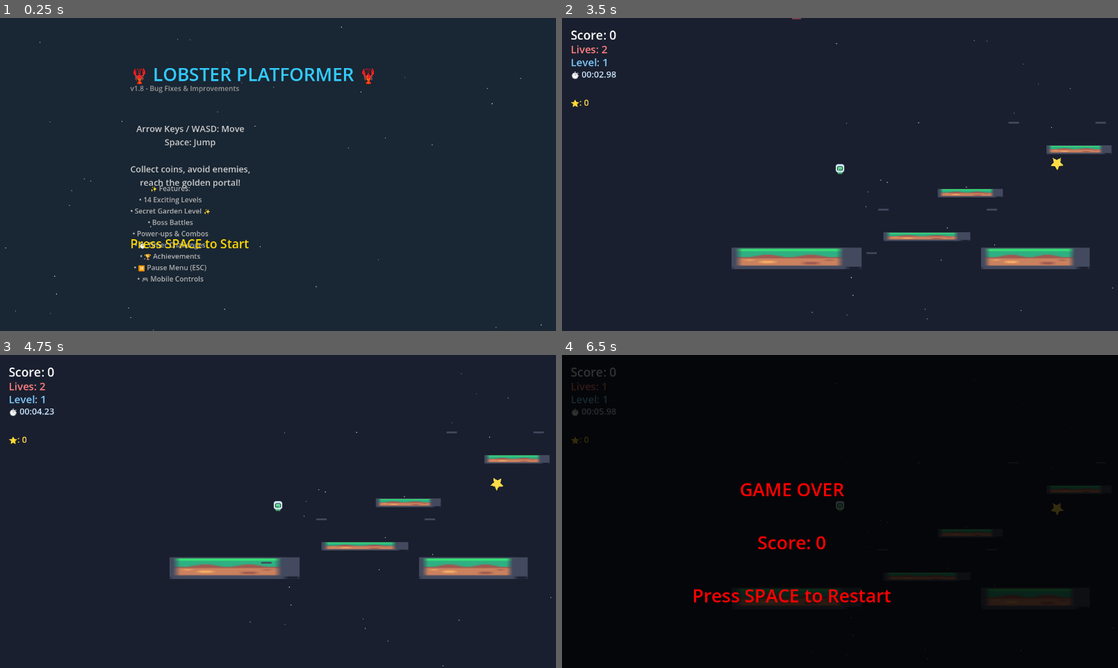
Above: before the commit, frames 1-4 (two rows, left to right).
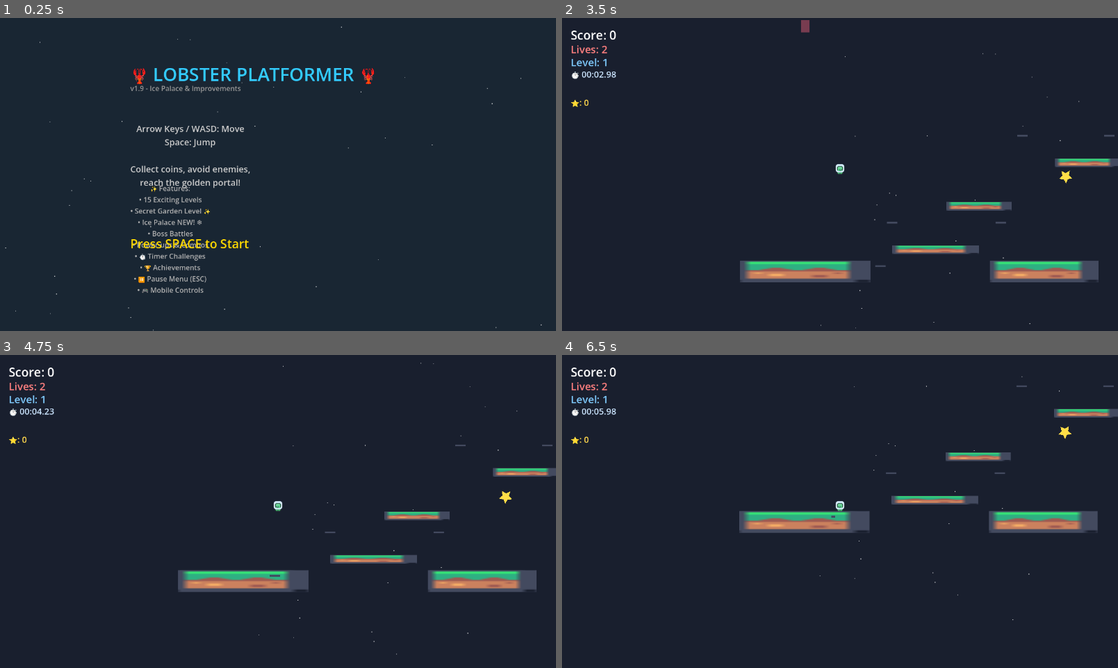
Above: after the commit, the same moments.

Repository: LungTakumi/ClawPlatformer
Game: Godot game, scene res://main.tscn
Same seed, same stepped clock (60 frames per second), same inputs: the game is played once before the commit and once after it.
Inputs (mouse positions are in pixels of both pictures, inside the frame that each line leads up to):
- Up to frame 1 (0.25 s): no input
- Up to frame 2 (3.5 s): tap Space (jump) at 0.5, 0.77 s; move the mouse to (812, 237) at 0.52 s; hold W 0.53-1.25 s; tap B at 0.6 s; click (812, 237) at 0.67 s; drag from (1006, 221) to (1106, 168) at 1.27 s; move the mouse to (673, 127) at 2.02 s; hold Left (move_left) 2.03-2.75 s; tap E at 2.1 s; drag from (867, 174) to (984, 96) at 2.77 s
- Up to frame 3 (4.75 s): move the mouse to (194, 433) at 3.52 s; hold S 3.53-4.25 s; tap G at 3.6 s; tap Space (jump) at 3.77 s; drag from (400, 495) to (322, 570) at 4.27 s
- Up to frame 4 (6.5 s): move the mouse to (728, 527) at 5.02 s; hold W 5.03-5.75 s; tap I at 5.1 s; click (728, 527) at 5.17 s; drag from (895, 442) to (1056, 461) at 5.77 s

The runs differ from the first frame. In frame 1, 1.0% of the frame differs, in the area x 23-44%, y 21-88%; in frame 2, 7.1%; in frame 3, 7.0%; in frame 4, 99%, in the area x 0-100%, y 0-100%.
Error before the commit: Invalid access to property or key 'released' on a base object of type 'Button'. (res://main.gd:1168)
Error after the commit: Invalid access to property or key 'released' on a base object of type 'Button'. (res://main.gd:1203)

Commit message:
v1.9 - Ice Palace & Improvements
- Add new Ice Palace level (Level 15)
- Fix boss HP bar position tracking
- Fix moving platform physics
- Fix player respawn at checkpoint

Diff:
--- a/boss_enemy.gd
+++ b/boss_enemy.gd
@@ -133,8 +133,11 @@
 			var player = game.player
 			var cam = player.get_node_or_null("Camera2D")
 			if cam:
-				var screen_pos = cam.get_screen_position()
-				hp_bar.get_parent().position = global_position + Vector2(-50, -80) - screen_pos
+				# Calculate screen position relative to camera
+				var cam_pos = cam.global_position
+				var screen_center = Vector2(640, 360)  # Center of viewport
+				var relative_pos = global_position - cam_pos
+				hp_bar.get_parent().position = screen_center + relative_pos + Vector2(-50, -120)
 
 func perform_attack():
 	current_attack = randi() % 3
--- a/main.gd
+++ b/main.gd
@@ -461,6 +461,41 @@
 			{"x": 900, "y": 240, "min_x": 850, "max_x": 980}
 		],
 		"goal": {"x": 1200, "y": 300}
+	},
+	# NEW! Ice Palace - Ice/Snow themed level
+	{
+		"name": "Ice Palace",
+		"bg_color": Color(0.1, 0.15, 0.3),
+		"platforms": [
+			{"x": 50, "y": 550, "w": 150, "h": 30},
+			{"x": 250, "y": 480, "w": 100, "h": 20},
+			{"x": 400, "y": 400, "w": 80, "h": 20},
+			{"x": 550, "y": 320, "w": 100, "h": 20},
+			{"x": 400, "y": 220, "w": 80, "h": 20},
+			{"x": 250, "y": 150, "w": 100, "h": 20},
+			{"x": 450, "y": 100, "w": 80, "h": 20},
+			{"x": 650, "y": 180, "w": 100, "h": 20},
+			{"x": 800, "y": 280, "w": 80, "h": 20},
+			{"x": 950, "y": 350, "w": 100, "h": 20},
+			{"x": 1100, "y": 450, "w": 150, "h": 20}
+		],
+		"coins": [
+			{"x": 100, "y": 480}, {"x": 280, "y": 420},
+			{"x": 420, "y": 340}, {"x": 580, "y": 260},
+			{"x": 420, "y": 160}, {"x": 280, "y": 90},
+			{"x": 470, "y": 40}, {"x": 680, "y": 120},
+			{"x": 820, "y": 220}, {"x": 980, "y": 290},
+			{"x": 1150, "y": 390}
+		],
+		"stars": [
+			{"x": 280, "y": 50}, {"x": 800, "y": 180}, {"x": 1150, "y": 350}
+		],
+		"enemies": [
+			{"x": 300, "y": 440, "min_x": 200, "max_x": 350},
+			{"x": 600, "y": 280, "min_x": 500, "max_x": 650},
+			{"x": 950, "y": 310, "min_x": 900, "max_x": 1050}
+		],
+		"goal": {"x": 1150, "y": 400}
 	}
 ]
 
@@ -572,7 +607,7 @@
 
 	# Version info
 	var version = Label.new()
-	version.text = "v1.8 - Bug Fixes & Improvements"
+	version.text = "v1.9 - Ice Palace & Improvements"
 	version.horizontal_alignment = HORIZONTAL_ALIGNMENT_CENTER
 	version.position = Vector2(300, 150)
 	version.add_theme_font_size_override("font_size", 16)
@@ -599,7 +634,7 @@
 
 	# Features list
 	var features = Label.new()
-	features.text = "✨ Features:\n• 14 Exciting Levels\n• Secret Garden Level ✨\n• Boss Battles\n• Power-ups & Combos\n• ⏱️ Timer Challenges\n• 🏆 Achievements\n• ⏸️ Pause Menu (ESC)\n• 🎮 Mobile Controls"
+	features.text = "✨ Features:\n• 15 Exciting Levels\n• Secret Garden Level ✨\n• Ice Palace NEW! ❄️\n• Boss Battles\n• Power-ups & Combos\n• ⏱️ Timer Challenges\n• 🏆 Achievements\n• ⏸️ Pause Menu (ESC)\n• 🎮 Mobile Controls"
 	features.horizontal_alignment = HORIZONTAL_ALIGNMENT_CENTER
 	features.position = Vector2(300, 380)
 	features.add_theme_font_size_override("font_size", 16)
--- a/moving_platform.gd
+++ b/moving_platform.gd
@@ -4,6 +4,7 @@
 var move_data: Dictionary = {}
 var move_speed = 2.0  # Speed of oscillation
 var move_timer = 0.0
+var current_velocity: Vector2 = Vector2.ZERO
 
 func setup_movement(data: Dictionary):
 	start_pos = position
@@ -28,10 +29,15 @@
 	if offset.length() > 0:
 		# Sine wave movement
 		var amplitude = offset / 2.0  # Half the total offset each direction
-		new_pos.x = start_pos.x + sin(move_timer) * amplitude.x
-		new_pos.y = start_pos.y + sin(move_timer) * amplitude.y
+		var target_x = start_pos.x + sin(move_timer) * amplitude.x
+		var target_y = start_pos.y + sin(move_timer) * amplitude.y
 
-	# Calculate velocity for moving player
-	velocity = (new_pos - position) / delta
+		# Calculate velocity for moving player (smooth interpolation)
+		current_velocity = Vector2(target_x - position.x, target_y - position.y) / delta
+		new_pos = Vector2(target_x, target_y)
+
+	# Apply velocity and move
+	velocity = current_velocity
 	move_and_slide()
+	# Update position after move_and_slide
 	position = new_pos
--- a/player.gd
+++ b/player.gd
@@ -177,7 +177,12 @@
 		var tween = create_tween()
 		tween.tween_property(self, "modulate:a", 0.0, 0.3)
 		tween.tween_callback(func():
-			global_position = Vector2(100, 350)
+			# Respawn at checkpoint or level start
+			var game = get_tree().get_first_node_in_group("game")
+			if game:
+				global_position = game.checkpoint_pos + Vector2(0, -30)
+			else:
+				global_position = Vector2(100, 350)
 			is_dead = false
 			modulate.a = 1.0
 			velocity = Vector2.ZERO
Not shown, changed: DEVLOG.md
Not shown, changed: README.md
